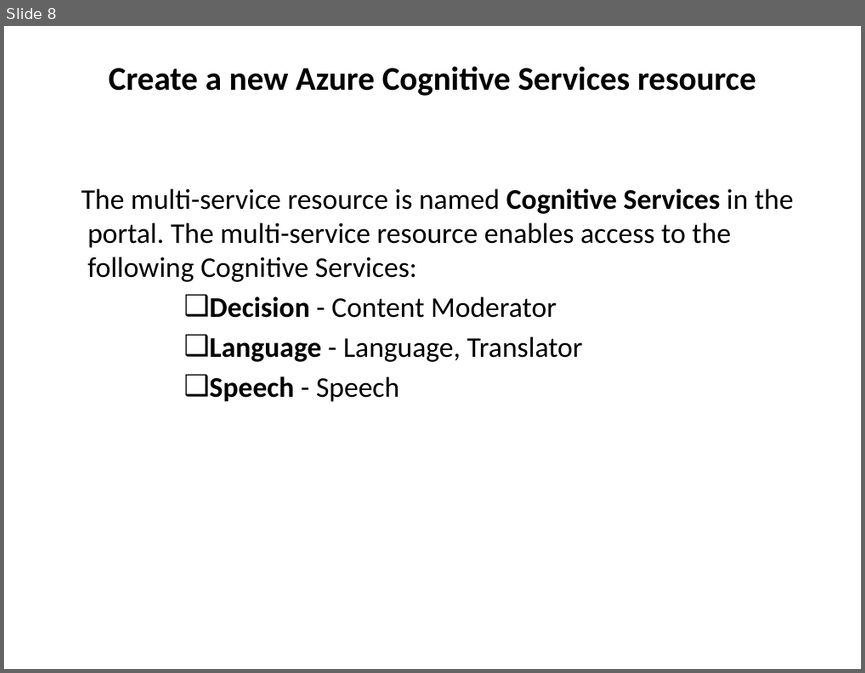
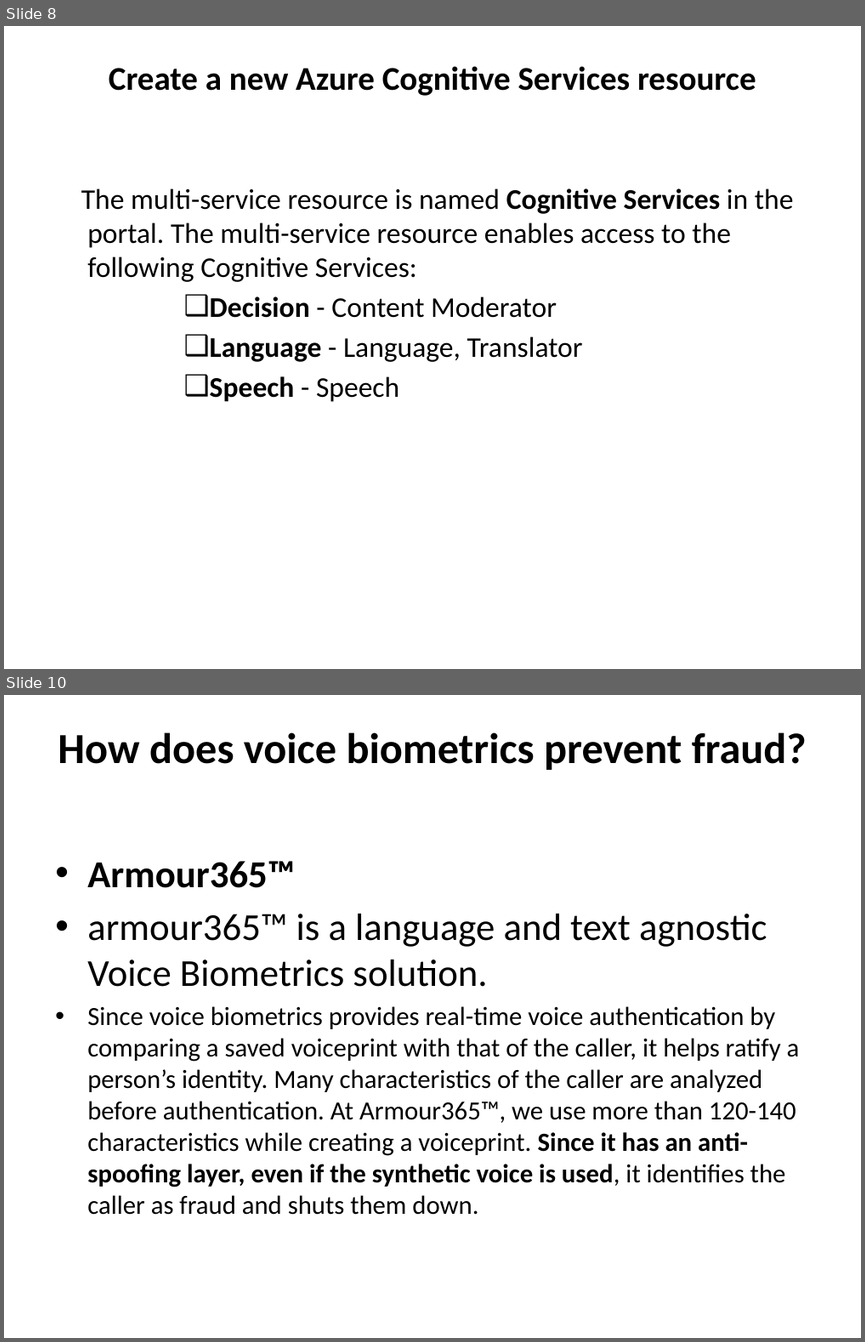
Before and after one commit to Dasharath009/VoiceAuthentication, a slide deck: Voice Authentication.pptx. Shown one above the other, each under a label of ours: slide 8 before the commit, slides 8 and 10 after it; the slides between them are not shown. The pictures are 865x673 and 865x1342 pixels, drawn with LibreOffice and Linux fonts; fonts in the diff are those of the drawing. Boxes give left, top, right and bottom in pixels: in the first picture for what was removed or moved away, otherwise in the second. Text is boxed around its words. In the diff, an @@ line names an element or a change of style, - is before the commit and + after.

Commit message:
Add files via upload
Updated extra features with identify voice biometrics prevent fraud.

```diff
--- a/Voice Authentication.pptx
+++ b/Voice Authentication.pptx
@@ slide 10 added at [4,695,861,1338], background #FFFFFF @@
@@ title added at [58,732,806,770], 36 pt, text #000000, bold @@
+How does voice biometrics prevent fraud?
@@ text added at [87,861,800,1214], 22 pt, text #000000 @@
+• Armour365™
+• armour365™ is a language and text agnostic Voice Biometrics solution.
+• Since voice biometrics provides real-time voice authentication by comparing a saved voiceprint with that of the caller, it helps ratify a person’s identity. Many characteristics of the caller are analyzed before authentication. At Armour365™, we use more than 120-140 characteristics while creating a voiceprint. Since it has an anti-spoofing layer, even if the synthetic voice is used, it identifies the caller as fraud and shuts them down.
```
Also in this commit, not shown: 2 slides changed, 1 other slide added.
